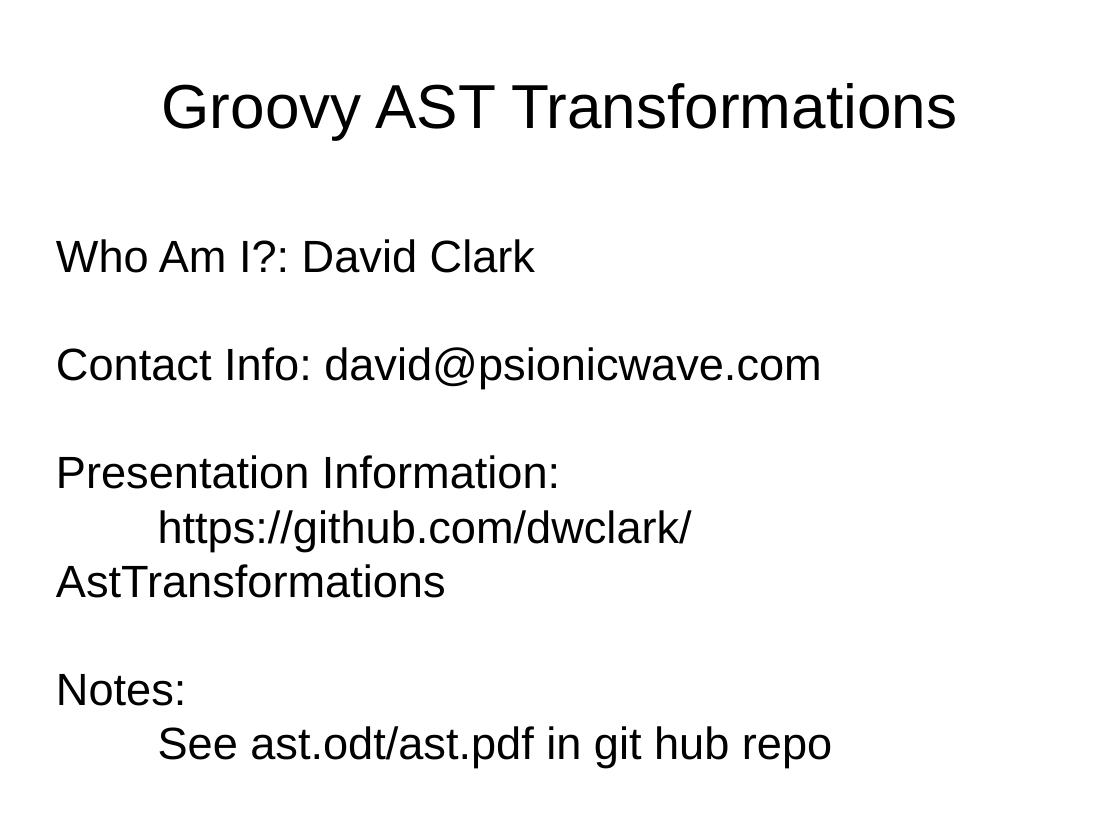
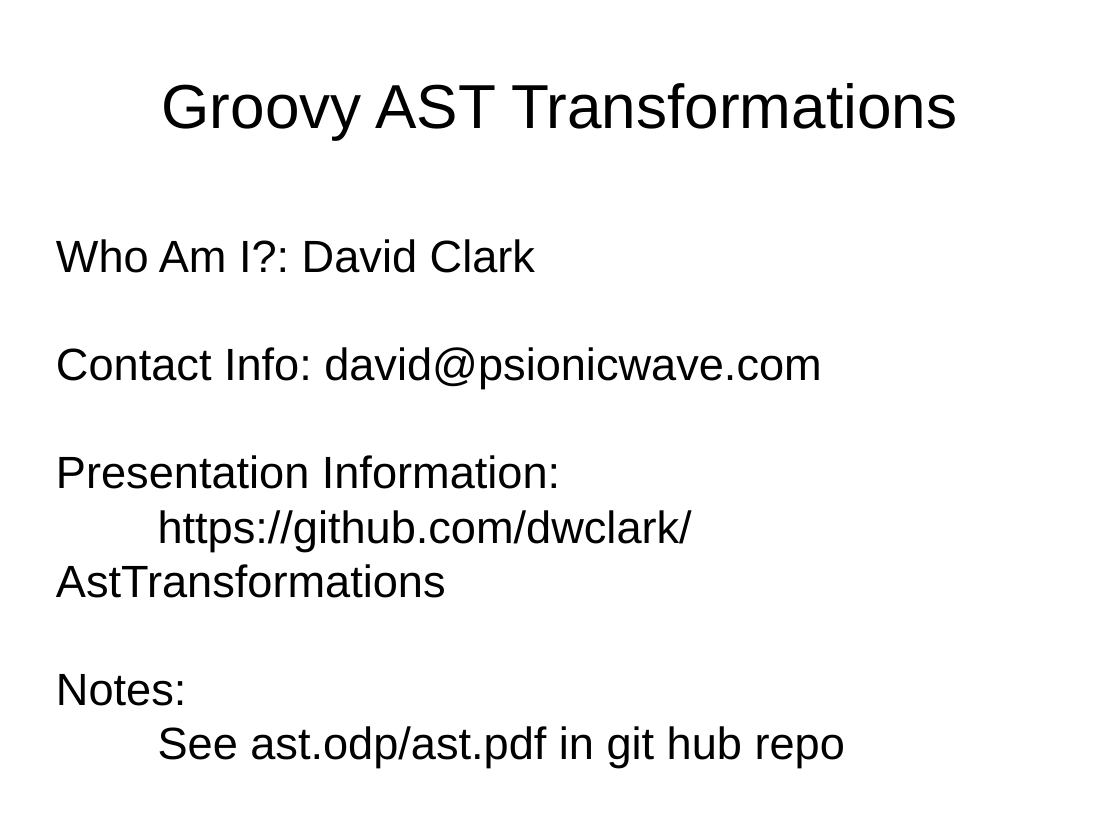
Before and after one commit to dwclark/AstTransformations, a slide deck: slide 1 of ast.odp. Drawn at 1120x840 pixels with LibreOffice and Linux fonts; fonts in the diff are those of the drawing. Boxes give left, top, right and bottom in pixels: in the first picture for what was removed or moved away, otherwise in the second. Text is boxed around its words. In the diff, an @@ line names an element or a change of style, - is before the commit and + after.

```diff
--- a/ast.odp
+++ b/ast.odp
@@ subtitle at <box>158,726,845,768</box>: text changed @@
-See ast.odt/ast.pdf in git hub repo
+See ast.odp/ast.pdf in git hub repo
```
Also in this commit, not shown: 1 other slide changed, 1 other file.
